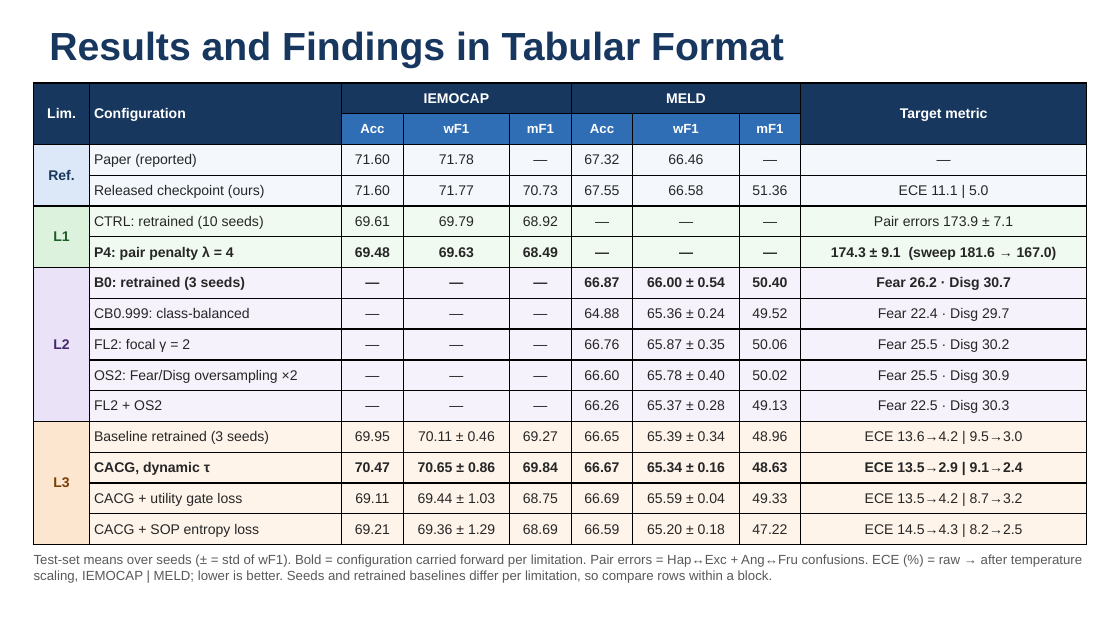
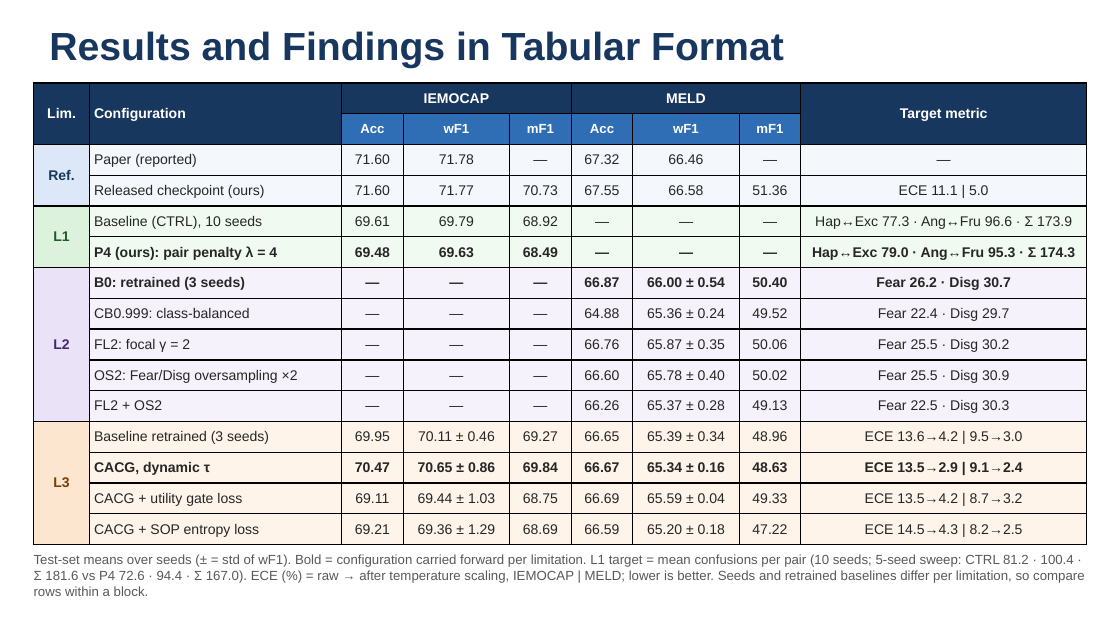
Before and after one commit to lakshayg2005/ML_Project, a slide deck: slide 3 of ML Phase 2 PPT.pptx. Drawn at 1120x630 pixels with LibreOffice and Linux fonts; fonts in the diff are those of the drawing. Boxes give left, top, right and bottom in pixels: in the first picture for what was removed or moved away, otherwise in the second. Text is boxed around its words. In the diff, an @@ line names an element or a change of style, - is before the commit and + after.

Commit message:
ppt updated-2

```diff
--- a/ML Phase 2 PPT.pptx
+++ b/ML Phase 2 PPT.pptx
@@ table at (x1=34, y1=83, x2=1086, y2=544) @@
-row 5, column 2: CTRL: retrained (10 seeds)
+row 5, column 2: Baseline (CTRL), 10 seeds
-row 5, column 9: Pair errors 173.9 ± 7.1
+row 5, column 9: Hap↔Exc 77.3 · Ang↔Fru 96.6 · Σ 173.9
-row 6, column 2: P4: pair penalty λ = 4
+row 6, column 2: P4 (ours): pair penalty λ = 4
-row 6, column 9: 174.3 ± 9.1 (sweep 181.6 → 167.0)
+row 6, column 9: Hap↔Exc 79.0 · Ang↔Fru 95.3 · Σ 174.3
@@ text at (x1=34, y1=554, x2=1084, y2=596): text changed @@
-Test-set means over seeds (± = std of wF1). Bold = configuration carried forward per limitation. Pair errors = Hap↔Exc + Ang↔Fru confusions. ECE (%) = raw → after temperature scaling, IEMOCAP | MELD; lower is better. Seeds and retrained baselines differ per limitation, so compare rows within a block.
+Test-set means over seeds (± = std of wF1). Bold = configuration carried forward per limitation. L1 target = mean confusions per pair (10 seeds; 5-seed sweep: CTRL 81.2 · 100.4 · Σ 181.6 vs P4 72.6 · 94.4 · Σ 167.0). ECE (%) = raw → after temperature scaling, IEMOCAP | MELD; lower is better. Seeds and retrained baselines differ per limitation, so compare rows within a block.
```
